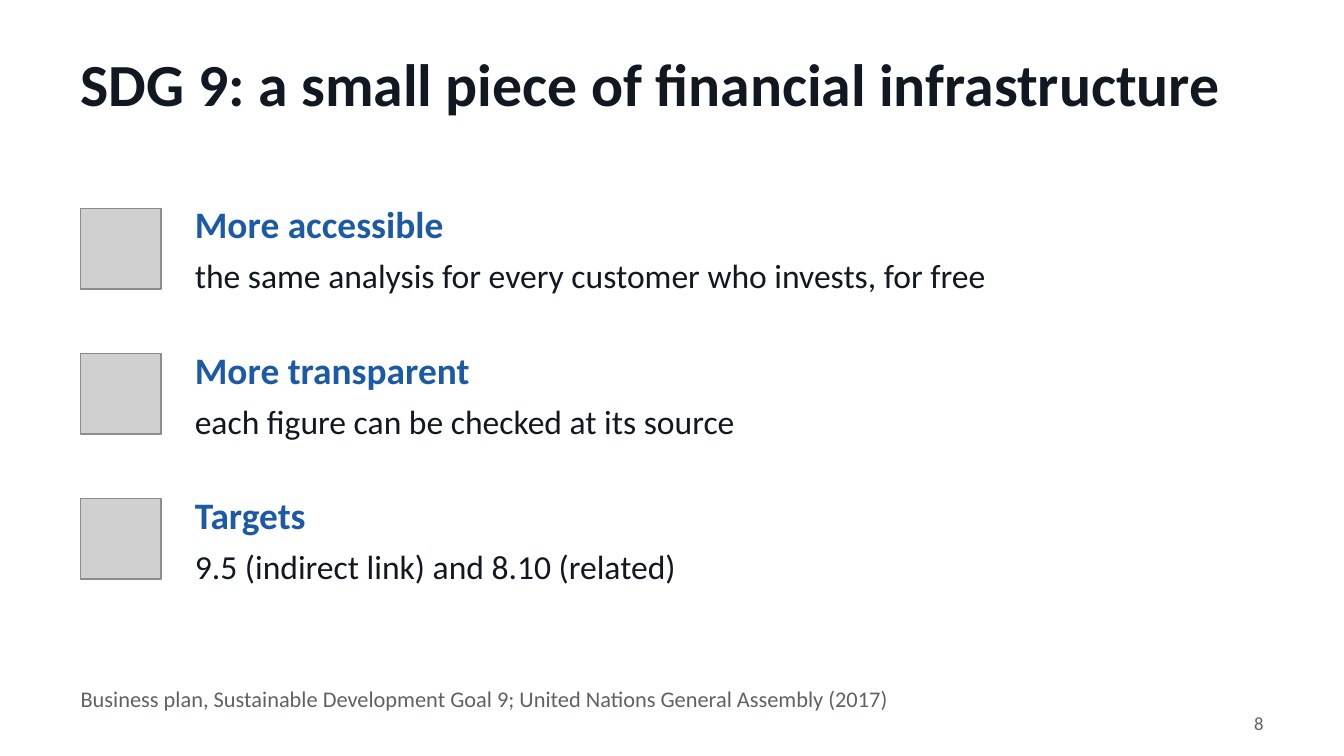
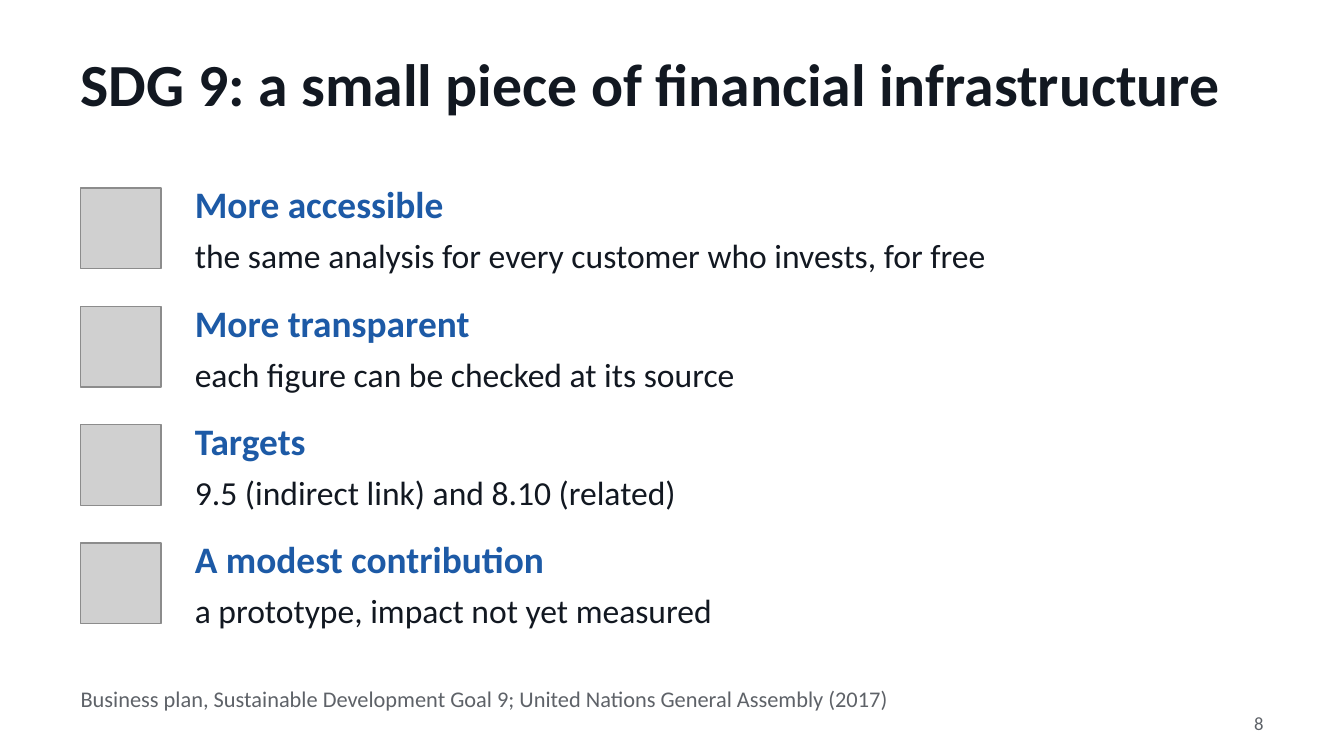
Before and after one commit to BossToGo/filing-scorecard, a slide deck: slide 8 of docs/slides/filing-scorecard.pptx. Drawn at 1344x756 pixels with LibreOffice and Linux fonts; fonts in the diff are those of the drawing; grey boxes stand for pictures. Boxes give left, top, right and bottom in pixels: in the first picture for what was removed or moved away, otherwise in the second. Text is boxed around its words. In the diff, an @@ line names an element or a change of style, - is before the commit and + after.

```diff
--- a/docs/slides/filing-scorecard.pptx
+++ b/docs/slides/filing-scorecard.pptx
@@ 2 texts, 1 picture: place and size @@
-2 texts, 1 picture at (81, 208, 985, 294)
+2 texts, 1 picture at (81, 188, 985, 274)
@@ picture: place and size @@
-picture at (81, 353, 161, 434)
+picture at (81, 306, 161, 387)
@@ text "More transparent": place and size @@
-text "More transparent" at (195, 359, 470, 390)
+text "More transparent" at (195, 312, 470, 343)
@@ text "each figure can be checked ...": place and size @@
-text "each figure can be checked ..." at (195, 410, 735, 440)
+text "each figure can be checked ..." at (195, 363, 735, 393)
@@ 2 texts, 1 picture: place and size @@
-2 texts, 1 picture at (81, 499, 676, 584)
+2 texts, 1 picture at (81, 425, 676, 510)
@@ picture added at (81, 543, 161, 624) @@
@@ text added at (195, 546, 544, 574), 20 pt, text #1D5AA6, bold @@
+A modest contribution
@@ text added at (195, 599, 712, 629), 18 pt, text #121821 @@
+a prototype, impact not yet measured
```
Also in this commit, not shown: 4 other slides changed, 3 other files.
